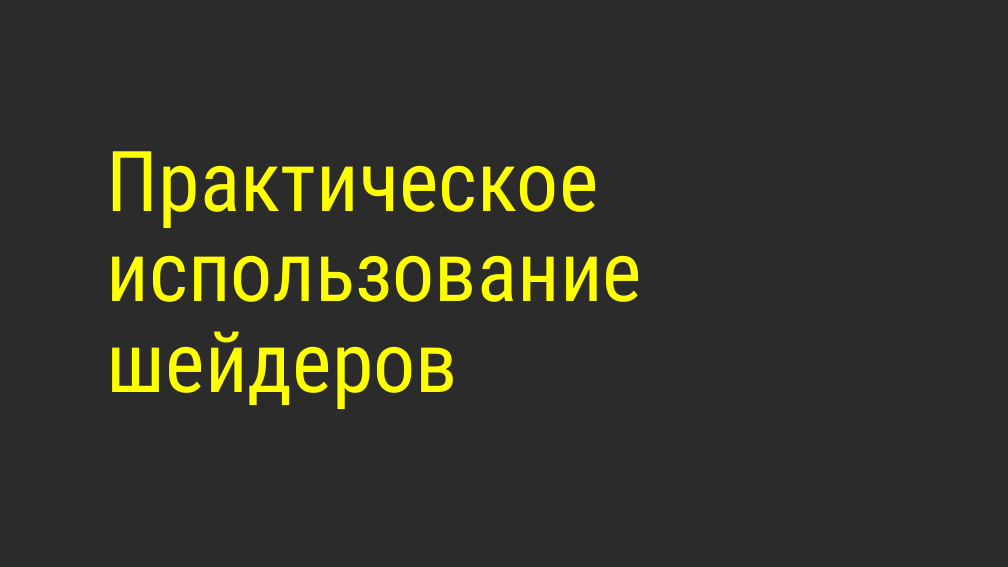
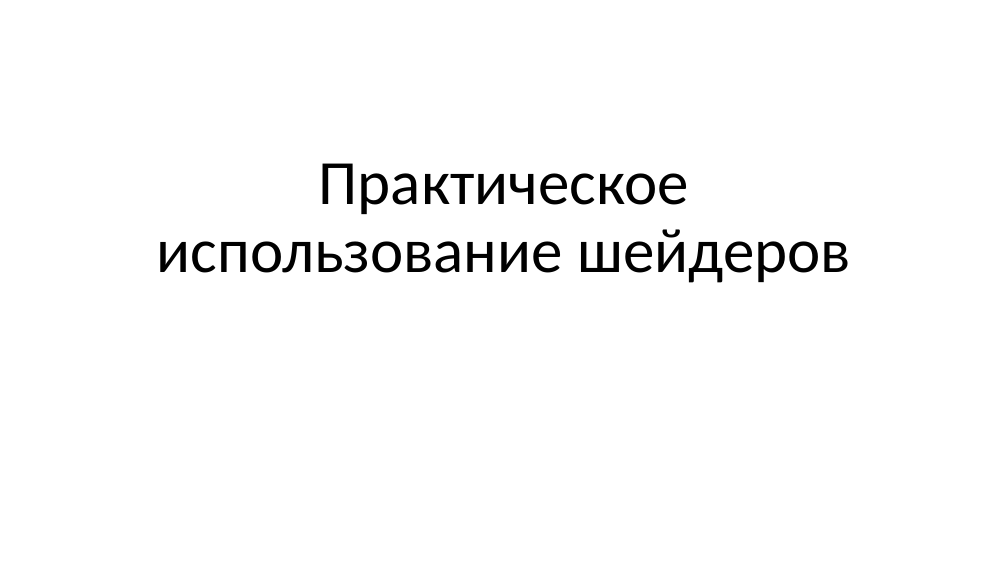
Before and after one commit to alexey-malov/cg-course, a slide deck: slide 1 of lectures/08 - Практическое использование шейдеров.pptx. Drawn at 1008x567 pixels with LibreOffice and Linux fonts; fonts in the diff are those of the drawing; background and template pictures are left out; a plain dark background stands for a picture behind light text. Boxes give left, top, right and bottom in pixels: in the first picture for what was removed or moved away, otherwise in the second. Text is boxed around its words. In the diff, an @@ line names an element or a change of style, - is before the commit and + after.

```diff
--- a/lectures/08 - Практическое использование шейдеров.pptx
+++ b/lectures/08 - Практическое использование шейдеров.pptx
@@ background picture (left out) to #FFFFFF @@
@@ title "Практическое использование шейдеров": place and size @@
-title "Практическое использование шейдеров" at (107,151,642,409)
+title "Практическое использование шейдеров" at (157,163,851,283)
@@ title "Практическое использование шейдеров" at (157,163,851,283): size 80 to 60 pt, font Roboto Condensed to Calibri, text colour #FFFF00 to #000000; alignment left to centre @@
```
Also in this commit, not shown: 10 other slides changed, 16 slides added, 22 other files.
